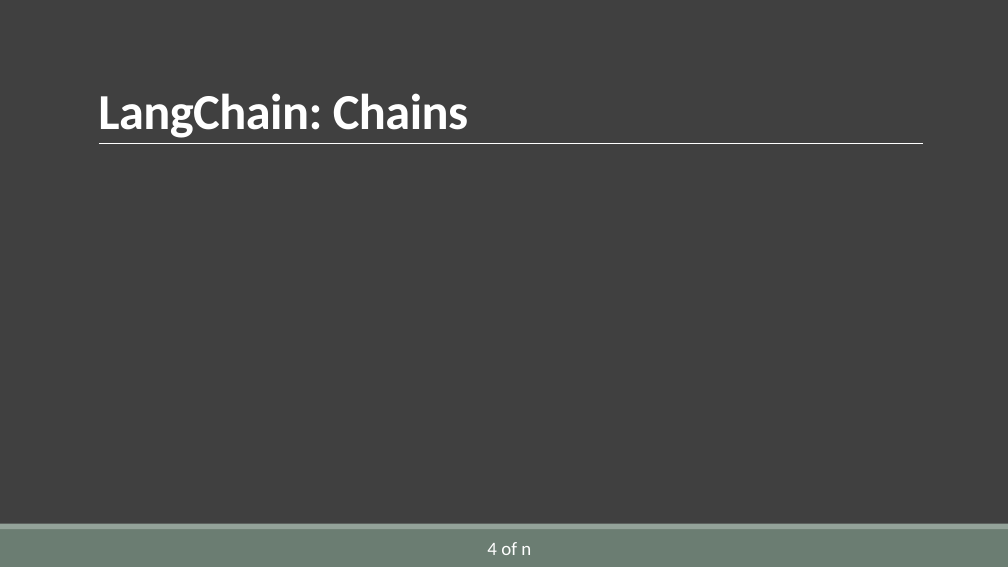
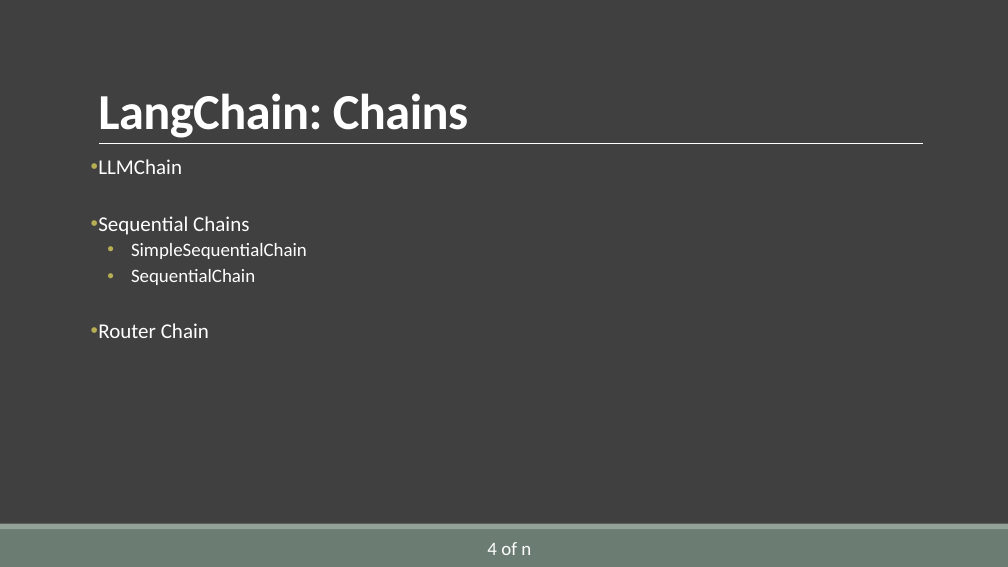
Before and after one commit to AlirezaSaei1/NLP-Assignments, a slide deck: slide 8 of Presentation/Slides/Presentation.pptx (slide 5 before the commit). Drawn at 1008x567 pixels with LibreOffice and Linux fonts; fonts in the diff are those of the drawing. Boxes give left, top, right and bottom in pixels: in the first picture for what was removed or moved away, otherwise in the second. Text is boxed around its words. In the diff, an @@ line names an element or a change of style, - is before the commit and + after.

```diff
--- a/Presentation/Slides/Presentation.pptx
+++ b/Presentation/Slides/Presentation.pptx
@@ text added at bbox=[98, 159, 307, 338], 18 pt, text #FFFFFF @@
+• LLMChain
+• Sequential Chains
+  • SimpleSequentialChain
+  • SequentialChain
+• Router Chain
```
Also in this commit, not shown: 3 other slides changed, 3 slides added.
